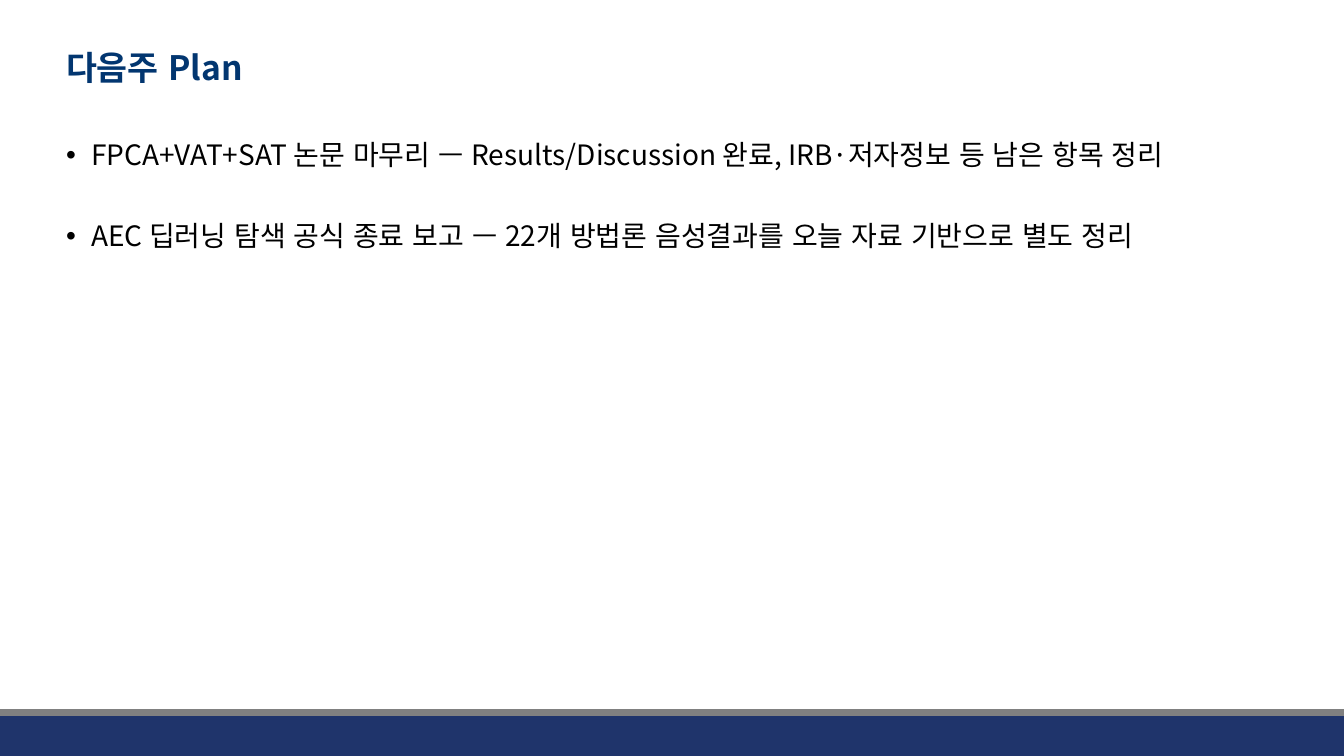
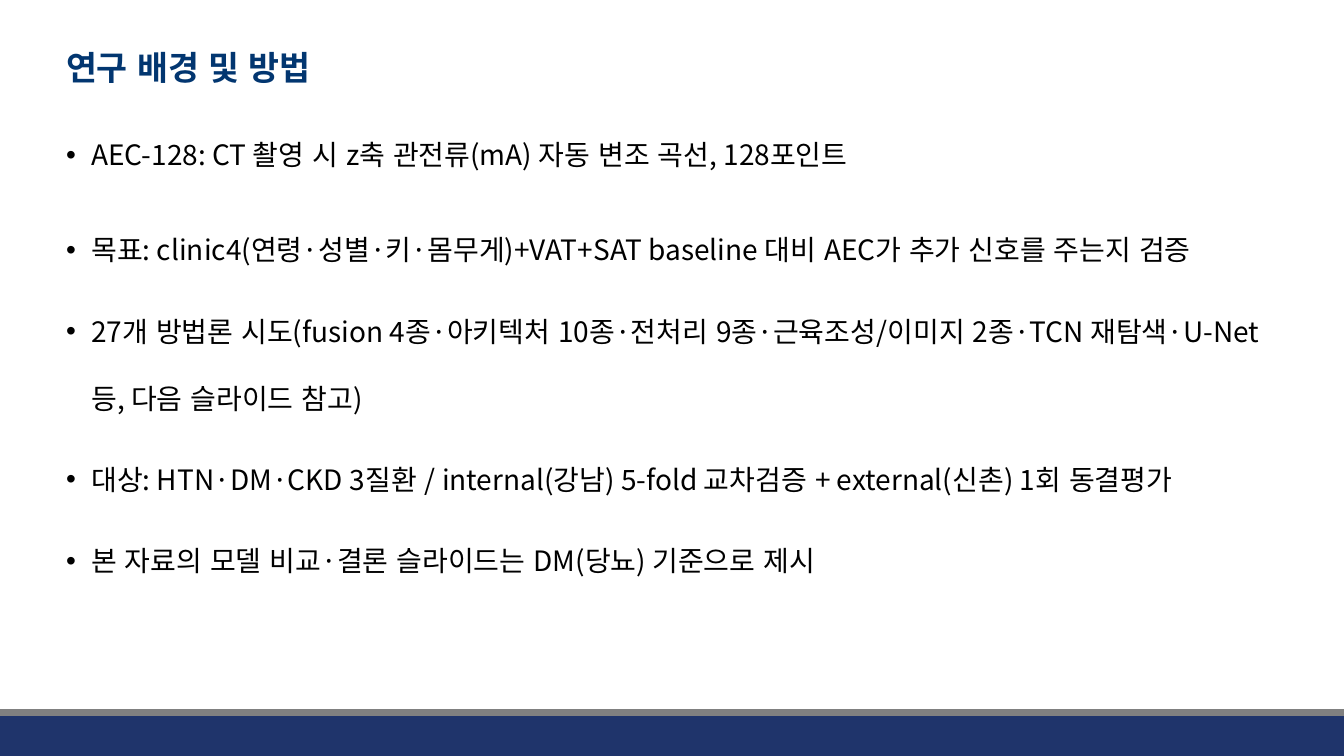
Before and after one commit to JHWannabe/Clinical_Study, a slide deck: slide 3 of docs/260904_AEC FPCA 및 1D CNN 결과 비교.pptx (slide 17 before the commit). Drawn at 1344x756 pixels with LibreOffice and Linux fonts; fonts in the diff are those of the drawing; background and template pictures are left out. Boxes give left, top, right and bottom in pixels: in the first picture for what was removed or moved away, otherwise in the second. Text is boxed around its words. In the diff, an @@ line names an element or a change of style, - is before the commit and + after.

Commit message:
미팅 자료 생성

```diff
--- a/docs/260904_AEC FPCA 및 1D CNN 결과 비교.pptx
+++ b/docs/260904_AEC FPCA 및 1D CNN 결과 비교.pptx
@@ title at <box>66,52,311,83</box>: text changed @@
-다음주 Plan
+연구 배경 및 방법
@@ text at <box>91,141,1259,577</box>: text changed @@
-• FPCA+VAT+SAT 논문 마무리 — Results/Discussion 완료, IRB·저자정보 등 남은 항목 정리
-• AEC 딥러닝 탐색 공식 종료 보고 — 22개 방법론 음성결과를 오늘 자료 기반으로 별도 정리
+• AEC-128: CT 촬영 시 z축 관전류(mA) 자동 변조 곡선, 128포인트
+• 목표: clinic4(연령·성별·키·몸무게)+VAT+SAT baseline 대비 AEC가 추가 신호를 주는지 검증
+• 27개 방법론 시도(fusion 4종·아키텍처 10종·전처리 9종·근육조성/이미지 2종·TCN 재탐색·U-Net 등, 다음 슬라이드 참고)
+• 대상: HTN·DM·CKD 3질환 / internal(강남) 5-fold 교차검증 + external(신촌) 1회 동결평가
+• 본 자료의 모델 비교·결론 슬라이드는 DM(당뇨) 기준으로 제시
```
Also in this commit, not shown: 2 other slides changed, 4 slides added, 13 slides removed, 15 other files.
